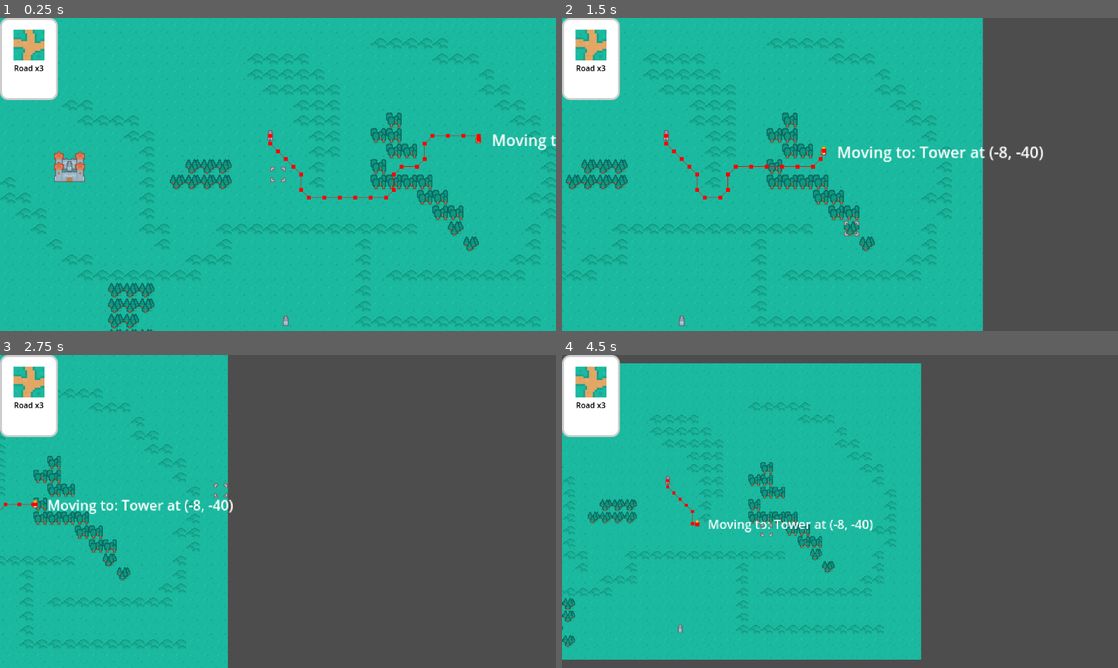
Above: before the commit, frames 1-4 (two rows, left to right).
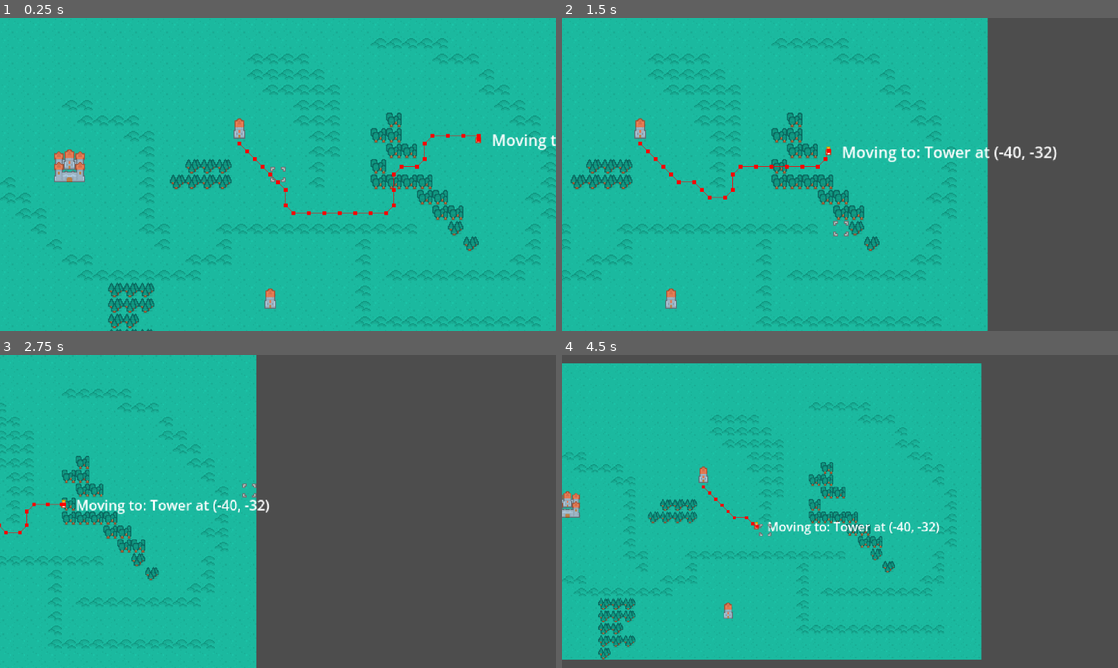
Above: after the commit, the same moments.

Repository: mstarongithub/Piratejam14
Game: Godot game, scene res://GameSceneFramework.tscn
The game is run twice, just before and just after one commit, with the same random seed, the same clock (stepped at 60 frames per second) and the same inputs. This scene is started directly instead of the project's main scene. The engine's default icon, where the game draws it, is replaced by a stand-in: a white triangle on a blue panel in a dark square.
Inputs (mouse positions are in pixels of both pictures, inside the frame that each line leads up to):
- Up to frame 1 (0.25 s): no input
- Up to frame 2 (1.5 s): tap Enter (action_confirm) at 0.5 s; move the mouse to (962, 158) at 0.52 s; hold D (move_right) 0.53-1.25 s; tap Mouse wheel up (zoom_in) at 0.6 s; click (962, 158) at 0.67 s; tap Mouse wheel down (zoom_out) at 0.8 s; drag from (728, 190) to (828, 140) at 1.27 s
- Up to frame 3 (2.75 s): move the mouse to (333, 442) at 2.02 s; hold D (move_right) from 2.03 s (still down); tap Enter (action_confirm) at 2.1 s; click (333, 442) at 2.17 s; tap Mouse wheel down (zoom_out) at 2.3 s
- Up to frame 4 (4.5 s): release D (move_right) at 2.75 s; drag from (812, 574) to (673, 464) at 2.77 s; move the mouse to (1006, 558) at 3.52 s; hold A (move_left) 3.53-4.25 s; tap Mouse wheel down (zoom_out) at 3.6 s; click (1006, 558) at 3.67 s; drag from (673, 464) to (701, 527) at 4.27 s

The runs differ from the first frame. In frame 1, 3.2% of the frame differs, in the area x 0-72%, y 0-99%; in frame 2, 9.3%; in frame 3, 12%; in frame 4, 19%, in the area x 0-76%, y 0-98%.

Commit message:
Drag with r-click zoom to camera center

Diff:
--- a/GameSceneFramework.tscn
+++ b/GameSceneFramework.tscn
@@ -16,6 +16,7 @@
 layer = 2
 
 [node name="Card" parent="GUI" instance=ExtResource("2_7sf8c")]
+visible = false
 
 [node name="GameMap" type="CanvasLayer" parent="."]
 scale = Vector2(2, 2)
--- a/InputHandler.gd
+++ b/InputHandler.gd
@@ -6,6 +6,7 @@
 
 const speed = 8
 var move: Vector2
+var dragging := false
 
 func global_to_tile(pos: Vector2):
 	var scale = ProjectSettings.get_setting("display/window/stretch/scale") * gamearea.scale
@@ -38,11 +39,23 @@
 			#sector.tiles[index].content = 75
 			print(&"clicked on %s" % global_to_tile(event.global_position))
 			#print(&"index: %s" % index)
+	if  event is InputEventMouseButton and\
+		event.button_index == MOUSE_BUTTON_RIGHT:
+			if event.is_pressed():
+				dragging = true
+			if event.is_released():
+				dragging = false
 	if event is InputEventMouseMotion:
+		if dragging:
+			camera.position -= event.relative
 		caret.position = global_to_tile(event.global_position) * 16.0 + caret.texture.region.size / 2.0
 	if  event is InputEventMouseButton and\
 		event.is_action("zoom_in"):
+			var s = gamearea.scale
 			gamearea.scale += Vector2(0.1, 0.1)
+			camera.position = camera.position * gamearea.scale / s
 	if  event is InputEventMouseButton and\
 		event.is_action("zoom_out"):
+			var s = gamearea.scale
 			gamearea.scale -= Vector2(0.1, 0.1)
+			camera.position = camera.position * gamearea.scale / s
--- a/TowerDefence/Tower.gd
+++ b/TowerDefence/Tower.gd
@@ -37,7 +37,7 @@
 		_process_game(delta)
 
 func _process_editor(_delta: float) -> void:
-	Util.snap_to_tilemap(self)
+	pass#Util.snap_to_tilemap(self)
 
 func _process_game(_delta: float) -> void:
 	if is_dead:
--- a/TowerDefence/Tower.tscn
+++ b/TowerDefence/Tower.tscn
@@ -5,9 +5,9 @@
 
 [sub_resource type="AtlasTexture" id="AtlasTexture_srkec"]
 atlas = ExtResource("1_of52a")
-region = Rect2(160, 48, 16, 16)
+region = Rect2(48, 112, 16, 32)
 
-[sub_resource type="CircleShape2D" id="CircleShape2D_64gmw"]
+[sub_resource type="CircleShape2D" id="CircleShape2D_vglnw"]
 radius = 210.0
 
 [sub_resource type="CircleShape2D" id="CircleShape2D_4ib5e"]
@@ -15,6 +15,8 @@
 
 [node name="Tower" type="Sprite2D"]
 texture = SubResource("AtlasTexture_srkec")
+centered = false
+offset = Vector2(-8, -32)
 script = ExtResource("1_43ys4")
 
 [node name="Area2D" type="Area2D" parent="."]
--- a/TowerDefence/testdefense.tscn
+++ b/TowerDefence/testdefense.tscn
@@ -45,15 +45,15 @@
 [node name="Camera2D" type="Camera2D" parent="."]
 
 [node name="Tower" parent="." instance=ExtResource("2_i7kod")]
-position = Vector2(-8, -40)
+position = Vector2(-40, -32)
 config = SubResource("Resource_u62wi")
 
 [node name="Tower2" parent="." instance=ExtResource("2_i7kod")]
-position = Vector2(8, 152)
+position = Vector2(-8, 144)
 config = SubResource("Resource_u62wi")
 
 [node name="Tower3" parent="." instance=ExtResource("2_i7kod")]
-position = Vector2(-216, -8)
+position = Vector2(-216, 0)
 config = SubResource("Resource_ahxpc")
 
 [node name="Enemy" parent="." instance=ExtResource("4_wxsyc")]
Not shown: 1 places in TowerDefence/Tower.tscn that only renumber resources
Not shown: 1 places in TowerDefence/testdefense.tscn that only renumber resources
